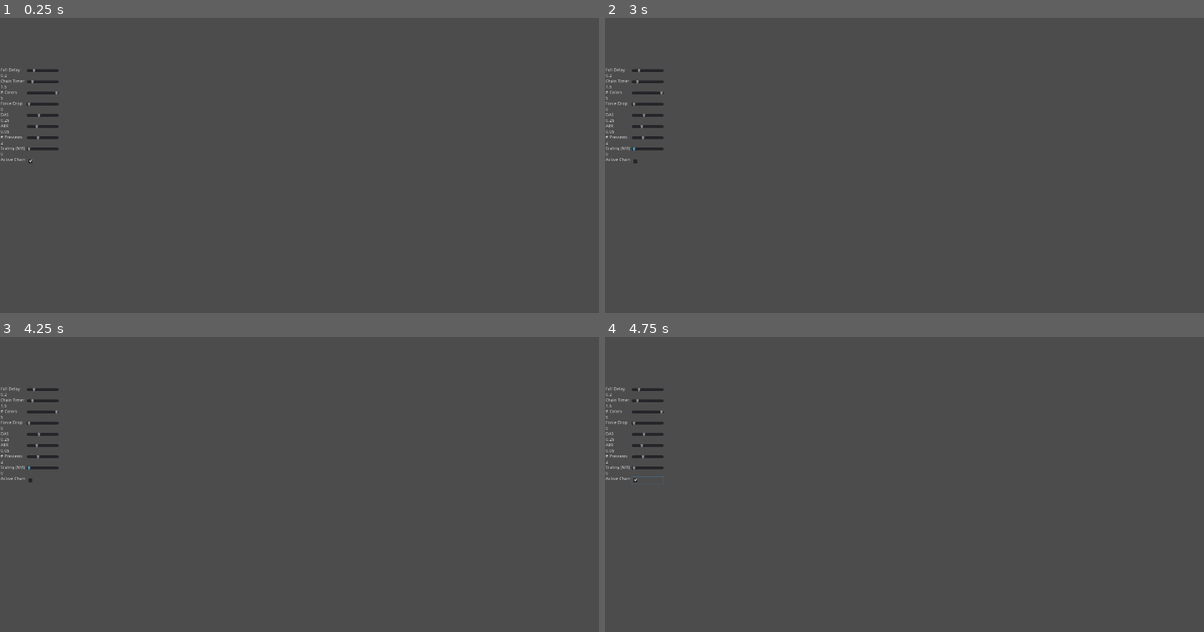
Above: before the commit, frames 1-4 (two rows, left to right).
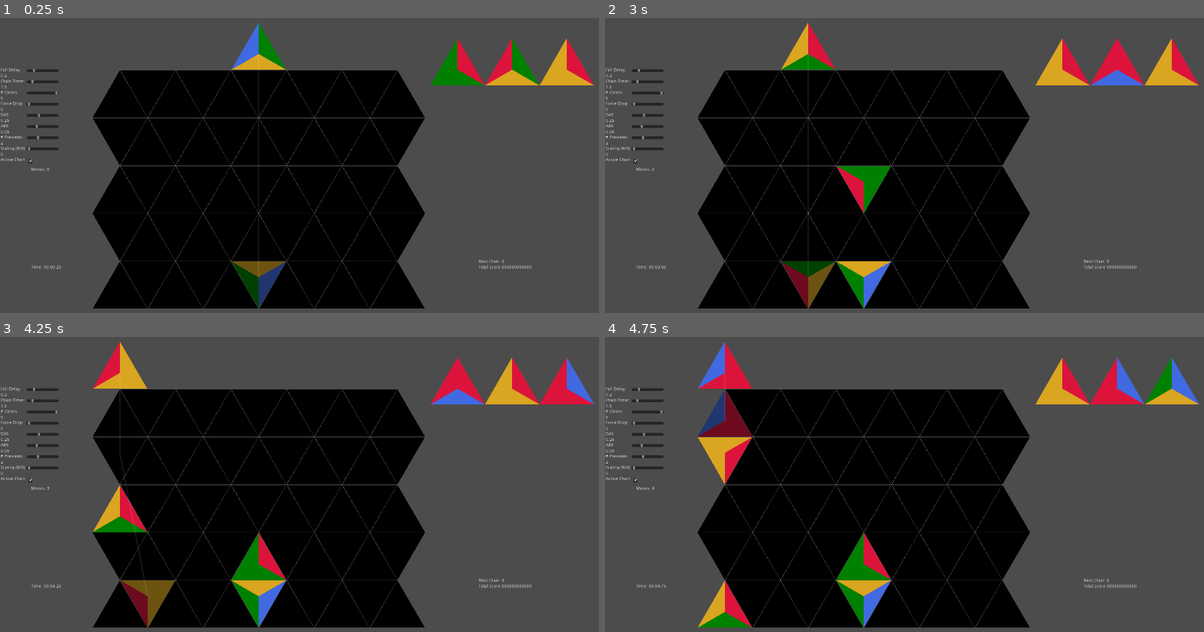
Above: after the commit, the same moments.

Repository: BoatsandJoes/tri-twist
Game: Godot game, scene res://scenes/Main.tscn
Same seed, same stepped clock (60 frames per second), same inputs: the game is played once before the commit and once after it. This scene is started directly instead of the project's main scene.
Inputs (mouse positions are in pixels of both pictures, inside the frame that each line leads up to):
- Up to frame 1 (0.25 s): no input
- Up to frame 2 (3 s): click (646, 162) at 0.5 s; tap Enter (ui_accept) at 1.25, 1.52, 2.27 s; move the mouse to (874, 230) at 1.27 s; hold Keypad 6 (clockwise) 1.28-2.03 s; hold Up (ui_up) 1.28-2.78 s; click (874, 230) at 1.42 s; move the mouse to (1084, 212) at 2.02 s; tap Keypad 7 (counterclockwise) at 2.1 s; move the mouse to (724, 112) at 2.77 s; hold A (left) from 2.78 s (still down); hold Keypad 6 (clockwise) from 2.78 s (still down)
- Up to frame 3 (4.25 s): keep holding A (left); tap Enter (ui_accept) at 3.5, 3.77 s; move the mouse to (329, 481) at 3.52 s; release Keypad 6 (clockwise) at 3.53 s; tap Keypad 7 (counterclockwise) at 3.6 s; click (329, 481) at 3.67 s
- Up to frame 4 (4.75 s): move the mouse to (814, 398) at 4.27 s; release A (left) at 4.28 s; hold Down (ui_down) from 4.28 s (still down); hold Keypad 6 (clockwise) from 4.28 s (still down); tap Enter (ui_accept) at 4.52 s

The runs differ from the first frame. In frame 1, 43% of the frame differs, in the area x 5-100%, y 1-99%; in frame 2, 43%; in frame 3, 43%; in frame 4, 43%, in the area x 4-100%, y 1-99%.
Error before the commit: Parse Error: The identifier "GameScene" isn't a valid type (not a script or class), or couldn't be found on base "self". (res://scenes/Main.gd:5)

Commit message:
Modes refactor.

Diff:
--- a/project.godot
+++ b/project.godot
@@ -20,11 +20,21 @@
 "path": "res://scenes/GameGrid.gd"
 }, {
 "base": "Node2D",
+"class": "GameScene",
+"language": "GDScript",
+"path": "res://scenes/GameScene.gd"
+}, {
+"base": "MarginContainer",
+"class": "HUD",
+"language": "GDScript",
+"path": "res://scenes/ui/HUD.gd"
+}, {
+"base": "GameScene",
 "class": "Mode1",
 "language": "GDScript",
 "path": "res://scenes/Mode1.gd"
 }, {
-"base": "Node2D",
+"base": "GameScene",
 "class": "Mode2",
 "language": "GDScript",
 "path": "res://scenes/Mode2.gd"
@@ -47,6 +57,8 @@
 _global_script_class_icons={
 "ComboDisplay": "",
 "GameGrid": "",
+"GameScene": "",
+"HUD": "",
 "Mode1": "",
 "Mode2": "",
 "ScoreDisplay": "",
--- /dev/null
+++ b/scenes/GameScene.gd
@@ -0,0 +1,36 @@
+extends Node2D
+class_name GameScene
+
+
+export (PackedScene) var TriangleDropper
+var HUD = load("res://scenes/ui/HUD.tscn")
+var triangleDropper: TriangleDropper
+var hud: HUD
+var chains: Dictionary
+
+# Called when the node enters the scene tree for the first time.
+func _ready():
+	randomize()
+	triangleDropper = TriangleDropper.instance()
+	add_child(triangleDropper)
+	triangleDropper.set_previews_visible(3)
+	triangleDropper.connect("piece_sequence_advanced", self, "_on_triangleDropper_piece_sequence_advanced")
+	triangleDropper.gameGrid.connect("tumble", self, "_on_gameGrid_tumble")
+	hud = HUD.instance()
+	hud.set_position(Vector2(100, 100))
+	hud.set_size(Vector2(1720, 780))
+	add_child(hud)
+
+func _input(event):
+	if event is InputEventKey && event.is_action_pressed("ui_escape"):
+		get_tree().change_scene("scenes/ui/MainMenu.tscn")
+
+# Called every frame. 'delta' is the elapsed time since the previous frame.
+#func _process(delta):
+#	pass
+
+func _on_triangleDropper_piece_sequence_advanced():
+	hud.get_node("HBoxContainer/VBoxContainer2/MoveCount").make_move()
+
+func _on_gameGrid_tumble():
+	hud.get_node("HBoxContainer/VBoxContainer/ScoreDisplay").increment_score(10)
--- /dev/null
+++ b/scenes/GameScene.tscn
@@ -0,0 +1,8 @@
+[gd_scene load_steps=3 format=2]
+
+[ext_resource path="res://scenes/GameScene.gd" type="Script" id=1]
+[ext_resource path="res://scenes/TriangleDropper.tscn" type="PackedScene" id=2]
+
+[node name="GameScene" type="Node2D"]
+script = ExtResource( 1 )
+TriangleDropper = ExtResource( 2 )
--- a/scenes/Mode1.gd
+++ b/scenes/Mode1.gd
@@ -1,32 +1,11 @@
-extends Node2D
+extends GameScene
 class_name Mode1
-
-export (PackedScene) var TriangleDropper
-var triangleDropper: TriangleDropper
-var chains: Dictionary
 
 # Called when the node enters the scene tree for the first time.
 func _ready():
-	randomize()
-	triangleDropper = TriangleDropper.instance()
-	add_child(triangleDropper)
-	triangleDropper.set_previews_visible(3)
-	triangleDropper.connect("piece_sequence_advanced", self, "_on_triangleDropper_piece_sequence_advanced")
 	triangleDropper.gameGrid.toggle_chain_mode(false)
 	triangleDropper.gameGrid.set_gravity(0.3)
-	$HUD/HBoxContainer/VBoxContainer/ComboDisplay.set_active_chain_on(false)
-	triangleDropper.gameGrid.connect("tumble", self, "_on_gameGrid_tumble")
-
-func _input(event):
-	if event is InputEventKey && event.is_action_pressed("ui_escape"):
-		get_tree().change_scene("scenes/ui/MainMenu.tscn")
 
 # Called every frame. 'delta' is the elapsed time since the previous frame.
 #func _process(delta):
 #	pass
-
-func _on_triangleDropper_piece_sequence_advanced():
-	$HUD/HBoxContainer/VBoxContainer2/MoveCount.make_move()
-
-func _on_gameGrid_tumble():
-	$HUD/HBoxContainer/VBoxContainer/ScoreDisplay.increment_score(10)
--- a/scenes/Mode1.tscn
+++ b/scenes/Mode1.tscn
@@ -1,13 +1,8 @@
-[gd_scene load_steps=4 format=2]
+[gd_scene load_steps=3 format=2]
 
 [ext_resource path="res://scenes/Mode1.gd" type="Script" id=1]
 [ext_resource path="res://scenes/TriangleDropper.tscn" type="PackedScene" id=2]
-[ext_resource path="res://scenes/ui/HUD.tscn" type="PackedScene" id=3]
 
 [node name="Mode1" type="Node2D"]
 script = ExtResource( 1 )
 TriangleDropper = ExtResource( 2 )
-
-[node name="HUD" parent="." instance=ExtResource( 3 )]
-margin_right = 1820.0
-margin_bottom = 880.0
--- a/scenes/Mode2.gd
+++ b/scenes/Mode2.gd
@@ -1,30 +1,11 @@
-extends Node2D
+extends GameScene
 class_name Mode2
-
-export (PackedScene) var TriangleDropper
-var triangleDropper: TriangleDropper
-var chains: Dictionary
 
 # Called when the node enters the scene tree for the first time.
 func _ready():
-	randomize()
-	triangleDropper = TriangleDropper.instance()
-	add_child(triangleDropper)
-	triangleDropper.connect("piece_sequence_advanced", self, "_on_triangleDropper_piece_sequence_advanced")
 	triangleDropper.gameGrid.toggle_chain_mode(true)
 	triangleDropper.gameGrid.set_gravity(0.05)
-	triangleDropper.gameGrid.connect("tumble", self, "_on_gameGrid_tumble")
-
-func _input(event):
-	if event is InputEventKey && event.is_action_pressed("ui_escape"):
-		get_tree().change_scene("scenes/ui/MainMenu.tscn")
 
 # Called every frame. 'delta' is the elapsed time since the previous frame.
 #func _process(delta):
 #	pass
-
-func _on_triangleDropper_piece_sequence_advanced():
-	$HUD/HBoxContainer/VBoxContainer2/MoveCount.make_move()
-
-func _on_gameGrid_tumble():
-	$HUD/HBoxContainer/VBoxContainer/ScoreDisplay.increment_score(10)
--- a/scenes/ui/ComboDisplay.gd
+++ b/scenes/ui/ComboDisplay.gd
@@ -11,6 +11,7 @@
 var brainChainLinkScore = 2000
 var quickChainLinkScore = 1500
 var activeChainLinkScore = 1000
+var sequentialChainLinkScore = 1000
 var chainLengthBonusScore = 100
 var twoTrickScore = 200
 var hatTrickScore = 600
@@ -26,9 +27,6 @@
 # Called every frame. 'delta' is the elapsed time since the previous frame.
 #func _process(delta):
 	#pass
-
-func set_active_chain_on(value: bool):
-	activeChainOn = value
 
 func update_scorecard():
 	if $CompleteScorecardTimer.is_stopped():
@@ -69,16 +67,18 @@
 				$Scorecard/ComboCounter/QuickChain.visible = false
 				$Scorecard/ComboScore/QuickChainScore.visible = false
 			if (comboToDisplay.has("activeChainCount")):
-				if activeChainOn:
-					$Scorecard/ComboCounter/ActiveChain.text = "Active Chain x" + String(comboToDisplay.get("activeChainCount"))
-				else:
-					$Scorecard/ComboCounter/ActiveChain.text = "Sequential Chain x" + String(comboToDisplay.get("activeChainCount"))
+				$Scorecard/ComboCounter/ActiveChain.text = "Active Chain x" + String(comboToDisplay.get("activeChainCount"))
 				$Scorecard/ComboCounter/ActiveChain.visible = true
 				$Scorecard/ComboScore/ActiveChainScore.text = String(comboToDisplay.get("activeChainScore"))
 				$Scorecard/ComboScore/ActiveChainScore.visible = true
-			else:
-				$Scorecard/ComboCounter/ActiveChain.visible = false
-				$Scorecard/ComboScore/ActiveChainScore.visible = false
+			if (comboToDisplay.has("sequentialChainCount")):
+				$Scorecard/ComboCounter/SequentialChain.text = "Sequential Chain x" + String(comboToDisplay.get("sequentialChainCount"))
+				$Scorecard/ComboCounter/SequentialChain.visible = true
+				$Scorecard/ComboScore/SequentialChainScore.text = String(comboToDisplay.get("sequentialChainScore"))
+				$Scorecard/ComboScore/SequentialChainScore.visible = true
+			else:
+				$Scorecard/ComboCounter/SequentialChain.visible = false
+				$Scorecard/ComboScore/SequentialChainScore.visible = false
 			if (comboToDisplay.has("chainLengthBonus") && comboToDisplay.get("chainLengthBonus") > 0):
 				$Scorecard/ComboCounter/ChainLength.text = "Chain Length x" + String(comboToDisplay.get("chainLengthBonus"))
 				$Scorecard/ComboCounter/ChainLength.visible = true
@@ -157,34 +157,43 @@
 	var chainCount = 0
 	var runningTotal = 0
 	if combo.has("brainChainCount"):
-		var brainScore = score_brain_chain(combo.get("brainChainCount"))
+		var brainCount = combo.get("brainChainCount")
+		var brainScore = score_brain_chain(brainCount)
 		runningTotal = runningTotal + brainScore
 		combo["brainChainScore"] = brainScore
-		chainCount = chainCount + combo.get("brainChainCount")
+		chainCount = chainCount + brainCount
 	if combo.has("quickChainCount"):
-		var quickScore = score_brain_chain(combo.get("quickChainCount"))
+		var quickCount = combo.get("quickChainCount")
+		var quickScore = score_quick_chain(quickCount)
 		runningTotal = runningTotal + quickScore
-		combo["quickChainScore"] = score_quick_chain(combo.get("quickChainCount"))
-		chainCount = chainCount + combo.get("quickChainCount")
+		combo["quickChainScore"] = quickScore
+		chainCount = chainCount + quickCount
 	if combo.has("activeChainCount"):
-		var activeScore = score_brain_chain(combo.get("activeChainCount"))
+		var activeCount = combo.get("activeChainCount")
+		var activeScore = score_active_chain(activeCount)
 		runningTotal = runningTotal + activeScore
-		combo["activeChainScore"] = score_active_chain(combo.get("activeChainCount"))
-		chainCount = chainCount + combo.get("activeChainCount")
+		combo["activeChainScore"] = activeScore
+		chainCount = chainCount + activeCount
+	if combo.has("sequentialChainCount"):
+		var sequentialCount = score_brain_chain(combo.get("activeChainCount"))
+		var sequentialScore = sequentialCount
+		runningTotal = runningTotal + sequentialScore
+		combo["sequentialChainScore"] = sequentialScore
+		chainCount = chainCount + sequentialCount
 	combo["chainLengthBonus"] = chainCount
 	combo["chainLengthScore"] = score_chain_length(chainCount)
 	if combo.has("twoTickCount"):
-		var twoTrickScore = score_brain_chain(combo.get("twoTrickCount"))
+		var twoTrickScore = score_two_trick(combo.get("twoTrickCount"))
 		runningTotal = runningTotal + twoTrickScore
-		combo["twoTrickScore"] = score_two_trick(combo.get("twoTrickCount"))
+		combo["twoTrickScore"] = twoTrickScore
 	if combo.has("hatTrickCount"):
-		var brainScore = score_brain_chain(combo.get("hatTrickCount"))
+		var hatTrickScore = score_hat_trick(combo.get("hatTrickCount"))
 		runningTotal = runningTotal + hatTrickScore
-		combo["hatTrickScore"] = score_hat_trick(combo.get("hatTrickCount"))
+		combo["hatTrickScore"] = hatTrickScore
 	if combo.has("simulchaineousCount"):
-		var simulchaineousScore = score_brain_chain(combo.get("simulchaineousCount"))
+		var simulchaineousScore = score_simulchaineous(combo.get("simulchaineousCount"))
 		runningTotal = runningTotal + simulchaineousScore
-		combo["simulchaineousScore"] = score_simulchaineous(combo.get("simulchaineousCount"))
+		combo["simulchaineousScore"] = simulchaineousScore
 	combo["scoreTotal"] = (runningTotal)
 	return combo
 
@@ -196,6 +205,9 @@
 
 func score_active_chain(count: int) -> int:
 	return count * activeChainLinkScore
+
+func score_sequential_chain(count: int) -> int:
+	return count * sequentialChainLinkScore
 
 func score_chain_length(count: int) -> int:
 	var result = 0
--- a/scenes/ui/HUD.gd
+++ b/scenes/ui/HUD.gd
@@ -1,4 +1,5 @@
 extends MarginContainer
+class_name HUD
 
 # Declare member variables here. Examples:
 # var a = 2
